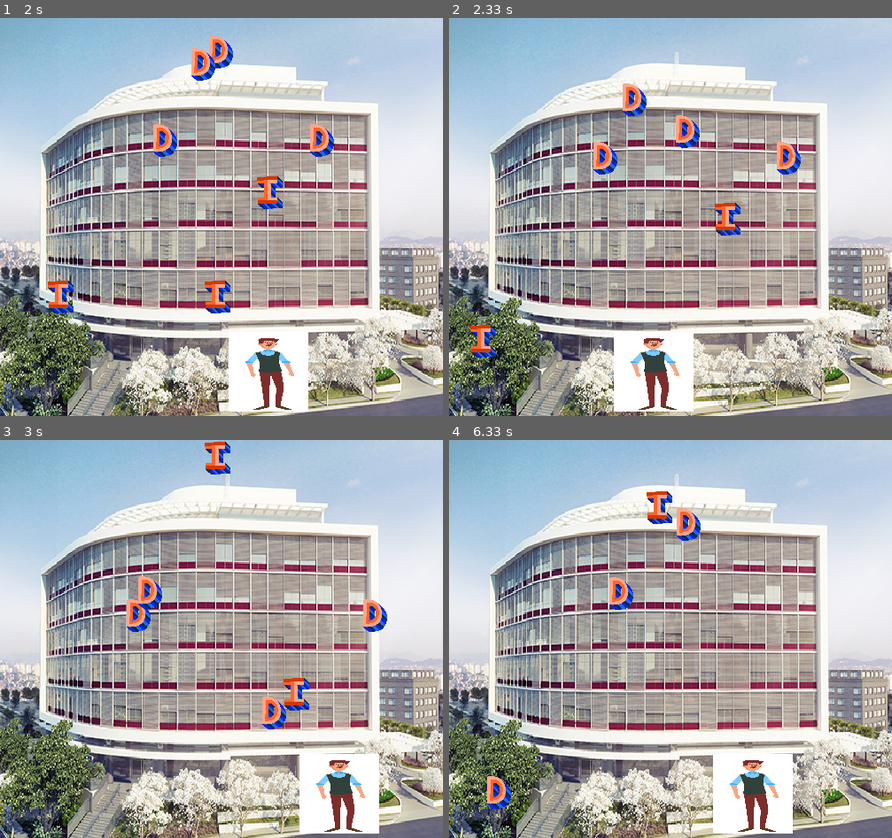
Above: before the commit, frames 1-4 (two rows, left to right).
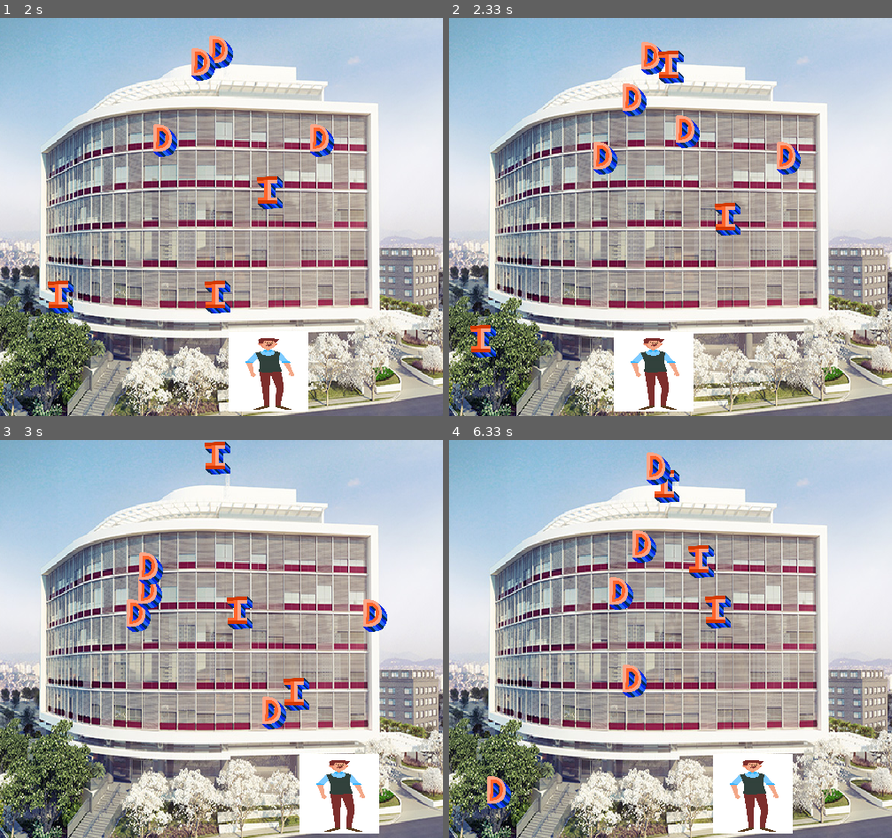
Above: after the commit, the same moments.

Repository: HudsonArauj/jogo_pygame
Game: pygame game, started from jogo_1.py
The game is run twice, just before and just after one commit, with the same random seed, the same clock (stepped at 60 frames per second) and the same inputs.
Inputs:
- Up to frame 1 (2 s): hold Right 0.33-0.8 s; hold Right 0.83-1.3 s; hold Left 1.33-1.87 s; hold Left from 1.9 s (still down)
- Up to frame 2 (2.33 s): release Left at 2.3 s
- Up to frame 3 (3 s): hold Right 2.33-2.97 s
- Up to frame 4 (6.33 s): hold Left 3-3.47 s; hold Right 3.5-3.97 s; hold Right 4-4.47 s; hold Left 4.5-5.03 s; hold Left 5.07-5.47 s; hold Right 5.5-6.13 s; hold Left from 6.17 s (still down)

Frame 1 is identical in both runs. In frame 2, 0.7% of the frame differs, in the area x 43-53%, y 6-17%; in frame 3, 0.7%; in frame 4, 2.6%, in the area x 39-64%, y 3-65%.

Commit message:
Implementei som quando a letra colide com o jogador e a musica de fundo, fiz nascer novas letras quando colide

Diff:
--- a/jogo_1.py
+++ b/jogo_1.py
@@ -1,20 +1,17 @@
 import pygame
 import random
+import time
 
 pygame.init()
 
 comprimento = 500
 altura = 450
-
 comprimento_fundo = 568
 altura_fundo = 513
-
 comprimento_letras = 40
 altura_letras = 40
-
 posicao_x_letra = 225
 posicao_y_letra = 0
-
 comprimento_jogador = 90
 altura_jogador = 90
 
@@ -31,6 +28,11 @@
 jogador_imagem = pygame.transform.scale(jogador_imagem, (comprimento_jogador, altura_jogador))
 aviao_imagem = pygame.image.load('imagens/aviao_branco.png').convert_alpha()
 aviao_imagem = pygame.transform.scale(aviao_imagem, (comprimento_letras, altura_letras))
+pygame.mixer.music.load('sons/fundodojogo.mp3')
+pygame.mixer.music.set_volume(0.4)
+hit_professor = pygame.mixer.Sound('sons/atingeprof.wav')
+lancamento_aviao = pygame.mixer.Sound('sons/lançamento.wav')
+hit_aluno = pygame.mixer.Sound('sons/atingealuno.wav')
 
 
 class Letra(pygame.sprite.Sprite):
@@ -57,7 +59,7 @@
             self.speedy = random.randint(2, 9)
 
 class Aluno(pygame.sprite.Sprite):
-    def __init__(self, img, todos_elementos, todos_avioes, aviao_imagem):
+    def __init__(self, img, todos_elementos, todos_avioes, aviao_imagem, hit_aluno, lancamento_aviao):
         # Construtor da classe mãe (Sprite).
         pygame.sprite.Sprite.__init__(self)
         self.image = img
@@ -69,7 +71,8 @@
         self.todos_avioes = todos_avioes
         self.aviao_imagem = aviao_imagem
         self.direcao = 1  #Começa olhando pra direita
-
+        self.hit_aluno = hit_aluno
+        self.lancamento_aviao = lancamento_aviao
 
     def update(self):
         self.rect.x += self.speedx
@@ -87,9 +90,10 @@
             novo_aviao = Aviao(self.aviao_imagem, self.rect.centery,  (self.rect.left-comprimento_letras))
         self.todos_elementos.add(novo_aviao)
         self.todos_avioes.add(novo_aviao)
+        self.lancamento_aviao.play()
 
 class Aviao(pygame.sprite.Sprite):
-    def __init__(self, img, posicao_y, posicao_x):
+    def __init__(self, img, posicao_y, posicao_x, lancamento):
         pygame.sprite.Sprite.__init__(self)
         self.image = img
         self.rect = self.image.get_rect()
@@ -103,15 +107,11 @@
             self.kill()
 
 
-
-
-
-
 todos_elementos = pygame.sprite.Group()
 todas_letras = pygame.sprite.Group()
 todos_avioes = pygame.sprite.Group()
 
-jogador = Aluno(jogador_imagem, todos_elementos, todos_avioes, aviao_imagem)
+jogador = Aluno(jogador_imagem, todos_elementos, todos_avioes, aviao_imagem, hit_aluno, lancamento_aviao)
 todos_elementos.add(jogador)
 
 for a in range(4):
@@ -121,6 +121,8 @@
     todos_elementos.add(letra_D)
     todas_letras.add(letra_I)
     todas_letras.add(letra_D)
+
+pygame.mixer.music.play(loops=-1)
 
 game = True
 clock = pygame.time.Clock() #Ajustando a velocidade
@@ -153,10 +155,20 @@
 
     todos_elementos.update()
     #verifica se tem colisões com as letras
+    # colisoes = pygame.sprite.spritecollide(jogador, todas_letras, True, True)
+
     colisoes = pygame.sprite.spritecollide(jogador, todas_letras, True)
+    letras = [letra_D_imagem, letra_I_imagem]
+    for a in colisoes: # As chaves são os elementos do primeiro grupo (meteoros) que colidiram com alguma bala
+        # O meteoro e destruido e precisa ser recriado
+        random.shuffle(letras)
+        imagem = Letra(letras[0])
+        todos_elementos.add(imagem)
+        todas_letras.add(imagem)
     if len(colisoes)>0:
         #game = False
         print('colidiu')
+        hit_aluno.play()
 
     window.fill((0, 0, 0))  # Preenche com a cor preta
     window.blit(background, (-20, 0))
Not shown, added: sons/atingealuno.wav
Not shown, added: sons/atingeprof.wav
Not shown, added: sons/fundodojogo.mp3
